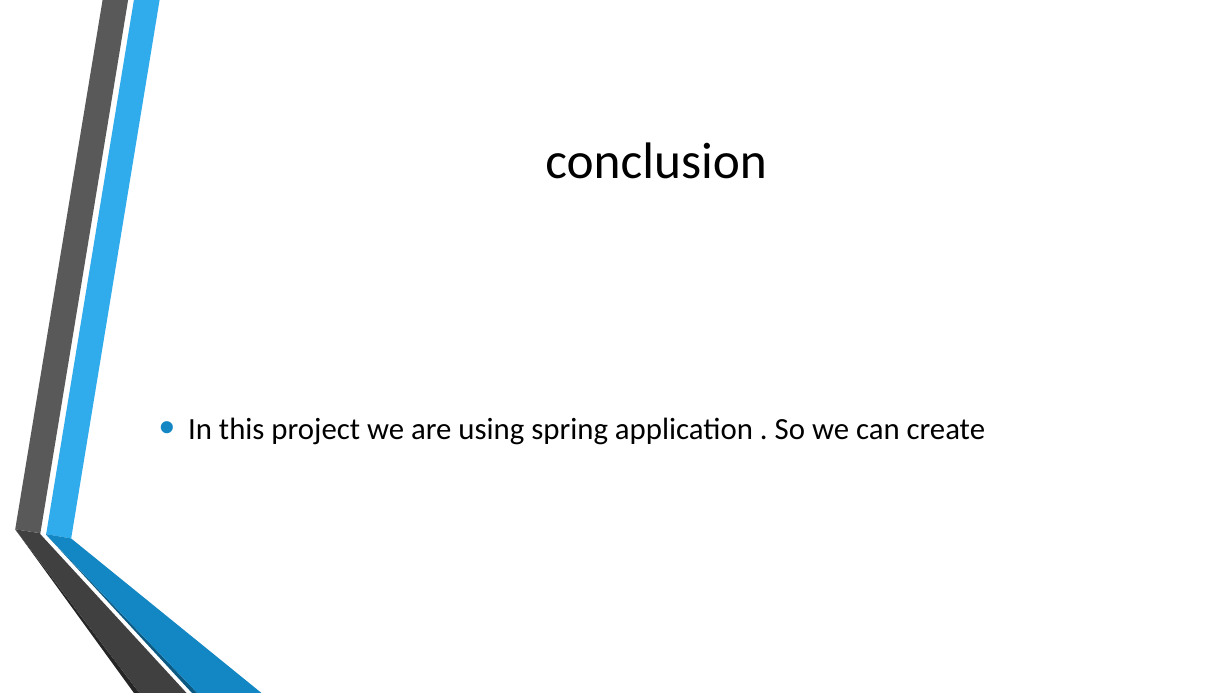
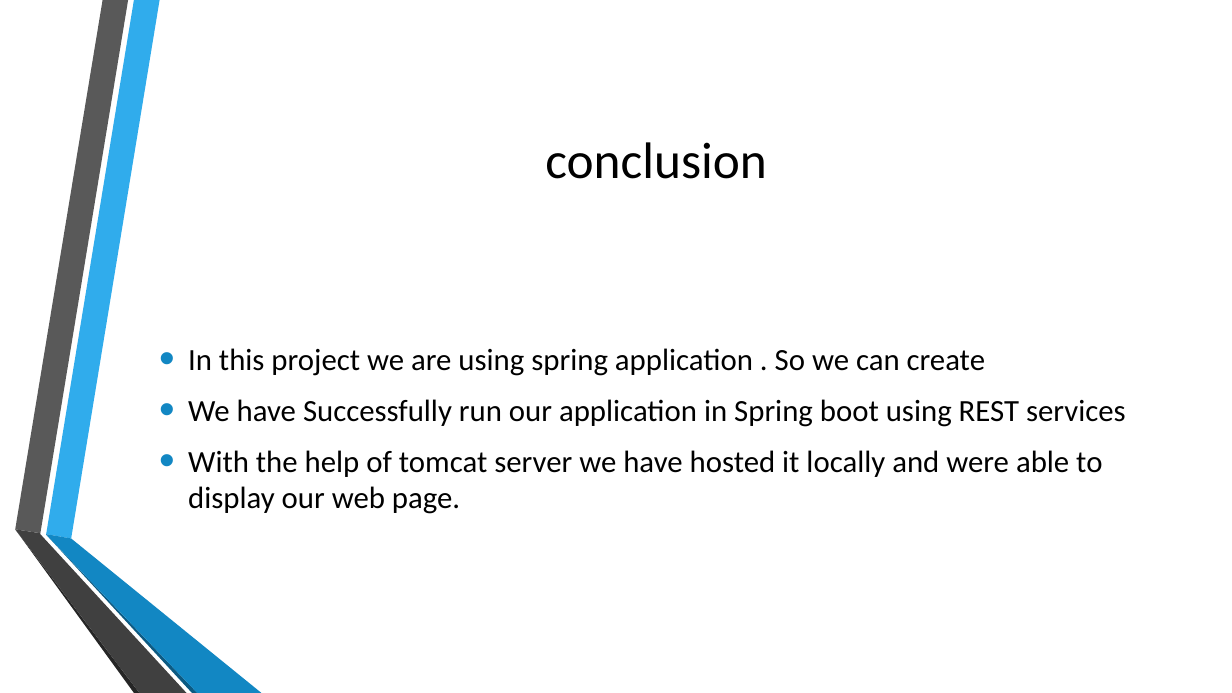
Before and after one commit to baskharm/java-spring, a slide deck: slide 36 of Building and Deploying Web APPS using Java &Spring.pptx. Drawn at 1232x693 pixels with LibreOffice and Linux fonts; fonts in the diff are those of the drawing; background and template pictures are left out. Boxes give left, top, right and bottom in pixels: in the first picture for what was removed or moved away, otherwise in the second. Text is boxed around its words. In the diff, an @@ line names an element or a change of style, - is before the commit and + after.

```diff
--- a/Building and Deploying Web APPS using Java &Spring.pptx
+++ b/Building and Deploying Web APPS using Java &Spring.pptx
@@ text at <box>188,399,1126,514</box>: paragraphs added @@
+• We have Successfully run our application in Spring boot using REST services
+• With the help of tomcat server we have hosted it locally and were able to display our web page.
```
Also in this commit, not shown: 1 other slide changed.
